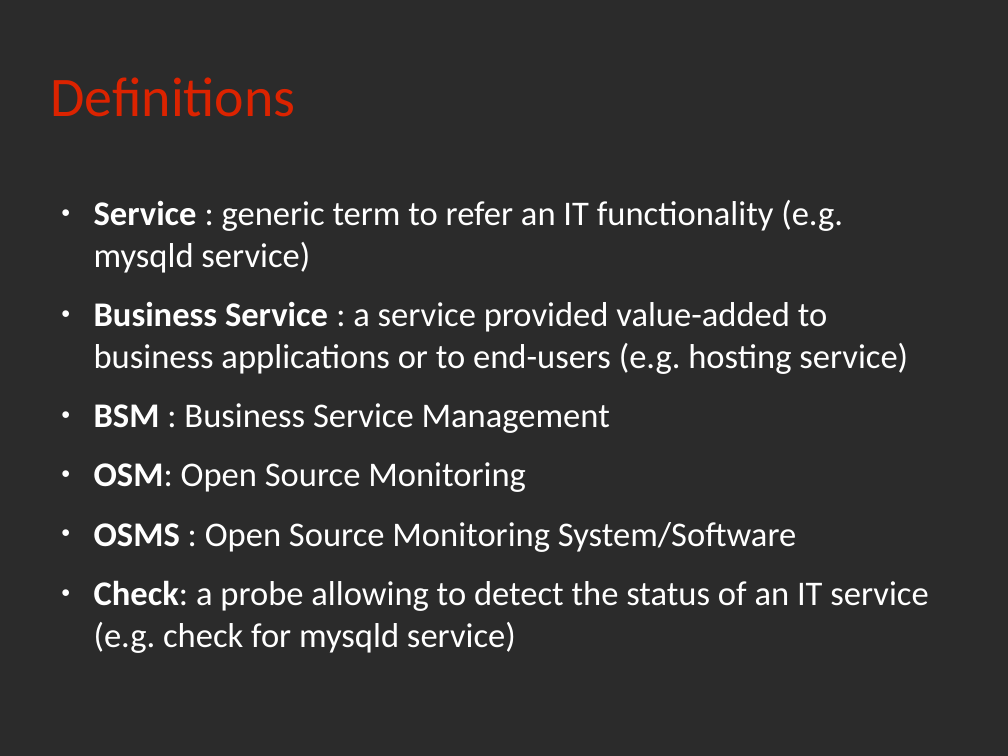
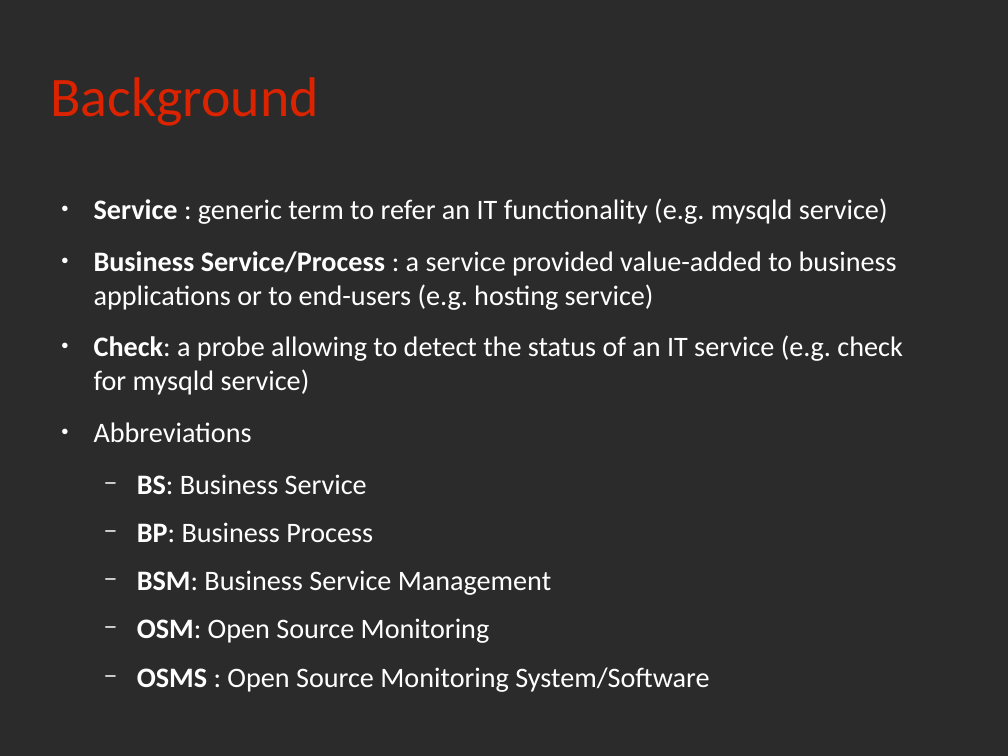
Before and after one commit to rchakode/realopinsight, a slide deck: slide 5 of doc/talks/rmll-2013.odp (slide 4 before the commit). Drawn at 1008x756 pixels with LibreOffice and Linux fonts; fonts in the diff are those of the drawing; background and template pictures are left out; a plain dark background stands for a picture behind light text. Boxes give left, top, right and bottom in pixels: in the first picture for what was removed or moved away, otherwise in the second. Text is boxed around its words. In the diff, an @@ line names an element or a change of style, - is before the commit and + after.

```diff
--- a/doc/talks/rmll-2013.odp
+++ b/doc/talks/rmll-2013.odp
@@ title at <box>50,77,318,126</box>: text changed @@
-Definitions
+Background
@@ text at <box>94,198,888,643</box>: size 27.2 to 22.2 pt in "Service : generic term to refer an ...", "OSM: Open Source Monitoring", "OSMS : Open Source Monitoring System/Software"; bullet ● to −; list level 1 to 2 in "OSM: Open Source Monitoring"; list level 1 to 2 in "OSMS : Open Source Monitoring ..." @@
@@ text at <box>94,251,902,595</box>: text changed; size 27.2 to 22.2 pt @@
-● Business Service : a service provided value-added to business applications or to end-users (e.g. hosting service)
-● BSM : Business Service Management
+● Business Service/Process : a service provided value-added to business applications or to end-users (e.g. hosting service)
+● Check: a probe allowing to detect the status of an IT service (e.g. check for mysqld service)
+● Abbreviations
+  − BS: Business Service
+  − BP: Business Process
+  − BSM: Business Service Management
@@ text at <box>94,580,928,648</box>: paragraph removed @@
-● Check: a probe allowing to detect the status of an IT service (e.g. check for mysqld service)
```
Also in this commit, not shown: 24 other slides changed, 6 slides added, 6 slides removed, 2 other files.
